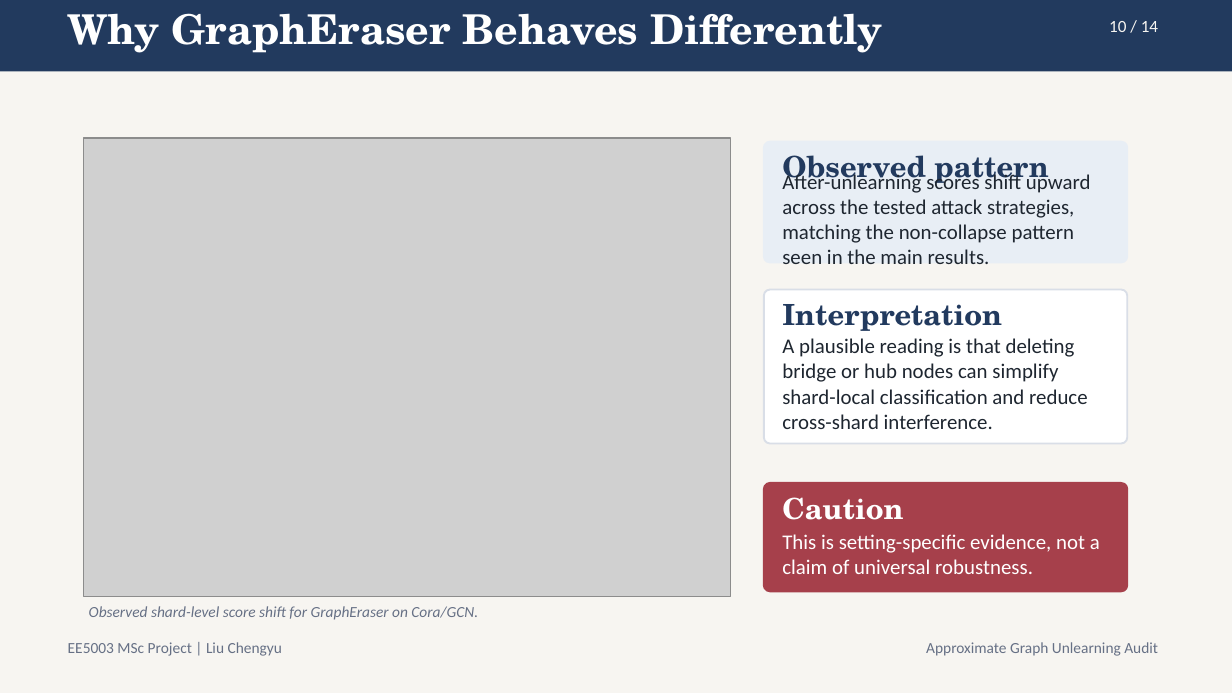
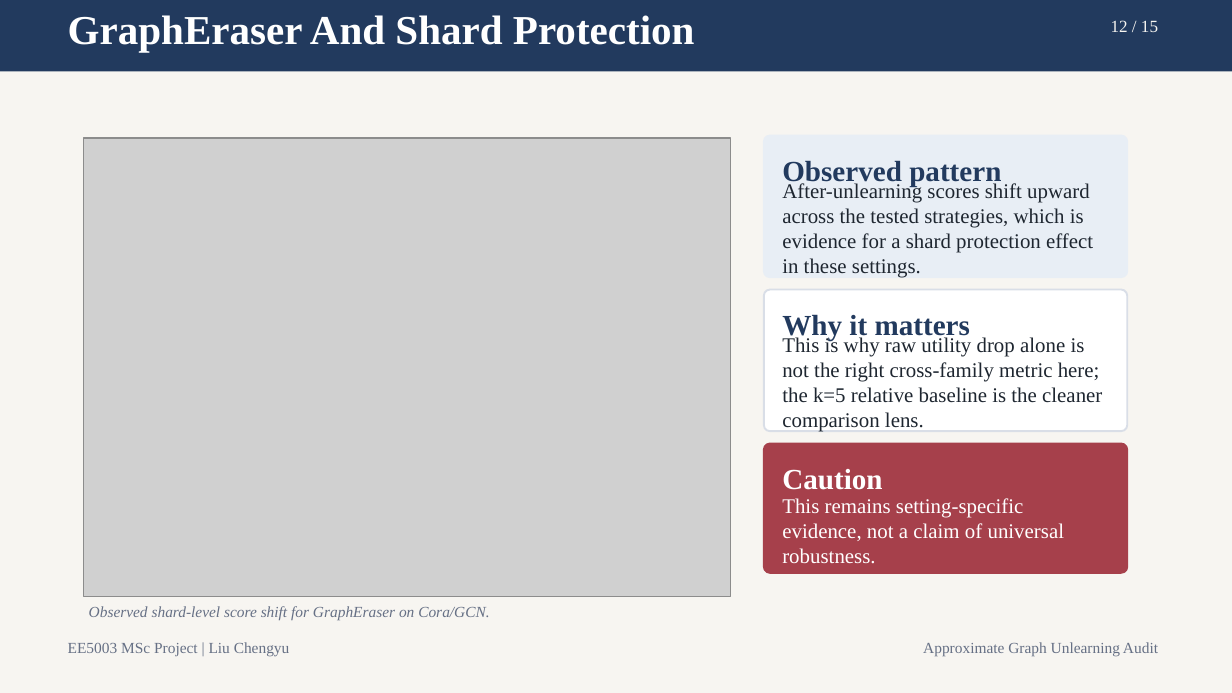
Before and after one commit to lelelelelelelelelelelelele/OpenGU, a slide deck: slide 12 of GULib-master/report/0417_5003report/ppt/out-test/final_15min_defense.pptx (slide 10 before the commit). Drawn at 1232x693 pixels with LibreOffice and Linux fonts; fonts in the diff are those of the drawing; grey boxes stand for pictures. Boxes give left, top, right and bottom in pixels: in the first picture for what was removed or moved away, otherwise in the second. Text is boxed around its words. In the diff, an @@ line names an element or a change of style, - is before the commit and + after.

Commit message:
feat: iterate defense deck content, styling and export

```diff
--- a/GULib-master/report/0417_5003report/ppt/out-test/final_15min_defense.pptx
+++ b/GULib-master/report/0417_5003report/ppt/out-test/final_15min_defense.pptx
@@ text at [68, 15, 695, 52]: text changed; font TeX Gyre Schola to Times New Roman @@
-Why GraphEraser Behaves Differently
+GraphEraser And Shard Protection
@@ text at [1111, 20, 1158, 32]: text changed; font Calibri to Times New Roman @@
-10 / 14
+12 / 15
@@ rounded rectangle: place and size @@
-rounded rectangle at [764, 142, 1127, 262]
+rounded rectangle at [764, 136, 1127, 277]
@@ text "Observed pattern" at [782, 160, 1001, 187]: font TeX Gyre Schola to Times New Roman @@
@@ text at [782, 182, 1093, 278]: text changed; font Calibri to Times New Roman @@
-After-unlearning scores shift upward across the tested attack strategies, matching the non-collapse pattern seen in the main results.
+After-unlearning scores shift upward across the tested strategies, which is evidence for a shard protection effect in these settings.
@@ rounded rectangle: place and size @@
-rounded rectangle at [764, 290, 1127, 444]
+rounded rectangle at [764, 290, 1127, 431]
@@ text at [782, 314, 970, 341]: text changed; font TeX Gyre Schola to Times New Roman @@
-Interpretation
+Why it matters
@@ text at [782, 336, 1102, 432]: text changed; font Calibri to Times New Roman @@
-A plausible reading is that deleting bridge or hub nodes can simplify shard-local classification and reduce cross-shard interference.
+This is why raw utility drop alone is not the right cross-family metric here; the k=5 relative baseline is the cleaner comparison lens.
@@ proportions changed in 3 elements at [764, 290, 1127, 431], [764, 136, 1127, 277], [764, 444, 1127, 573] @@
@@ rounded rectangle: place and size @@
-rounded rectangle at [764, 483, 1127, 591]
+rounded rectangle at [764, 444, 1127, 573]
@@ text "Caution" at [782, 469, 882, 490]: font TeX Gyre Schola to Times New Roman @@
@@ text "Caution": place and size @@
-text "Caution" at [782, 497, 903, 520]
+text "Caution" at [782, 469, 882, 490]
@@ text at [782, 498, 1065, 563]: text changed; font Calibri to Times New Roman @@
-This is setting-specific evidence, not a claim of universal robustness.
+This remains setting-specific evidence, not a claim of universal robustness.
@@ font Calibri to Times New Roman in 3 elements at [68, 642, 290, 657], [923, 642, 1158, 657], [89, 606, 489, 620] @@
```
Also in this commit, not shown: 8 other slides changed, 6 slides added, 5 slides removed, 43 other files.
